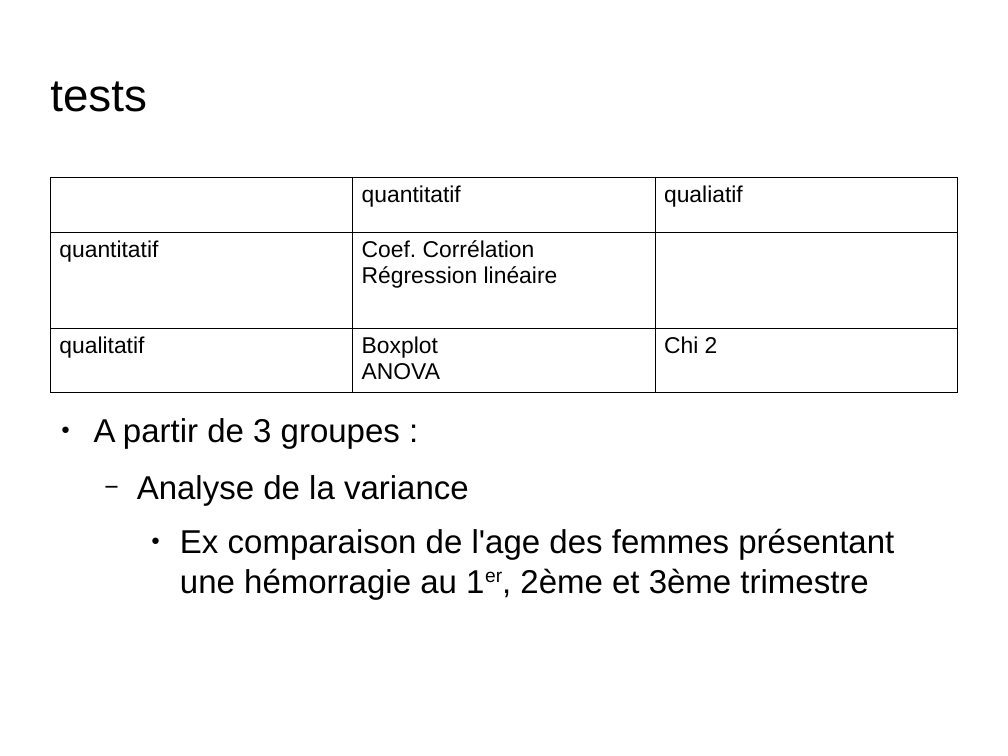
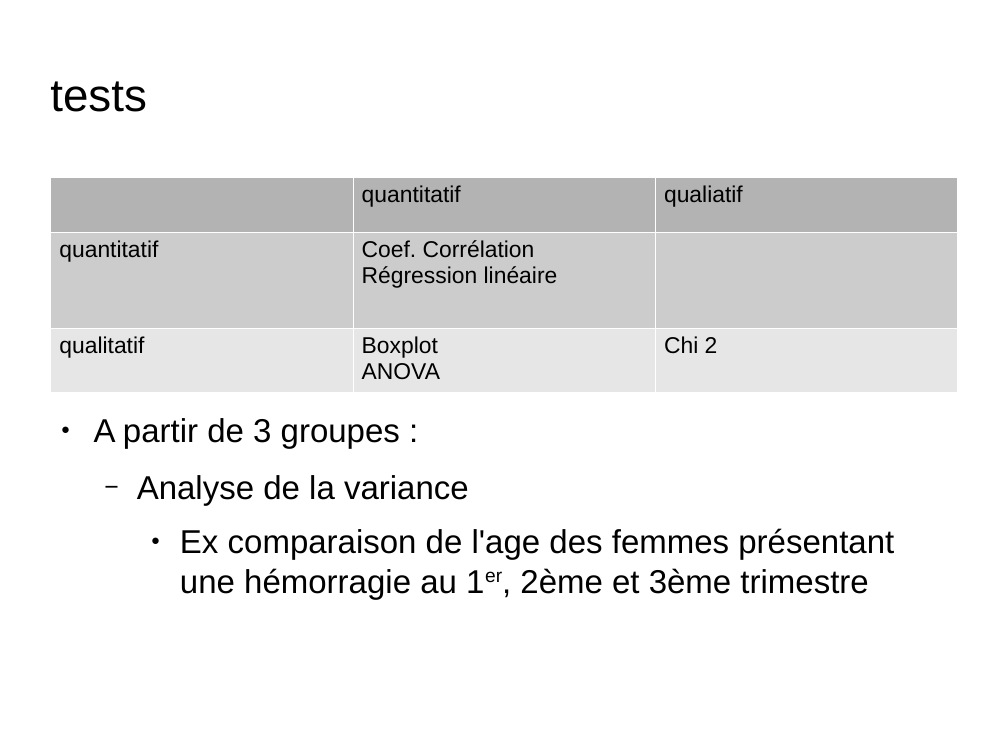
Before and after one commit to jcrb/Cours-Stat, a slide deck: slide 47 of Seminaire2014/master_stat.odp (slide 46 before the commit). Drawn at 1008x756 pixels with LibreOffice and Linux fonts; fonts in the diff are those of the drawing; background and template pictures are left out. Boxes give left, top, right and bottom in pixels: in the first picture for what was removed or moved away, otherwise in the second. Text is boxed around its words. In the diff, an @@ line names an element or a change of style, - is before the commit and + after.

```diff
--- a/Seminaire2014/master_stat.odp
+++ b/Seminaire2014/master_stat.odp
@@ table at [50, 177, 959, 389] @@
@@ fill none to #B3B3B3 in 2 cells @@
@@ fill none to #CCCCCC in 2 cells @@
@@ fill none to #E6E6E6 in row 3 @@
@@ borders changed @@
```
Also in this commit, not shown: 2 other slides changed, 1 slide added, 2 other files.
